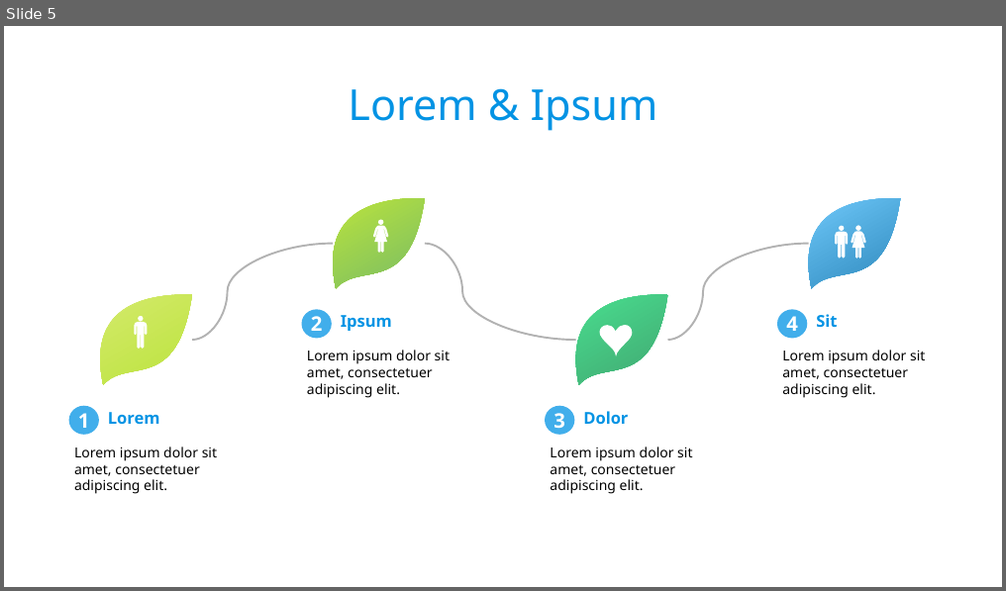
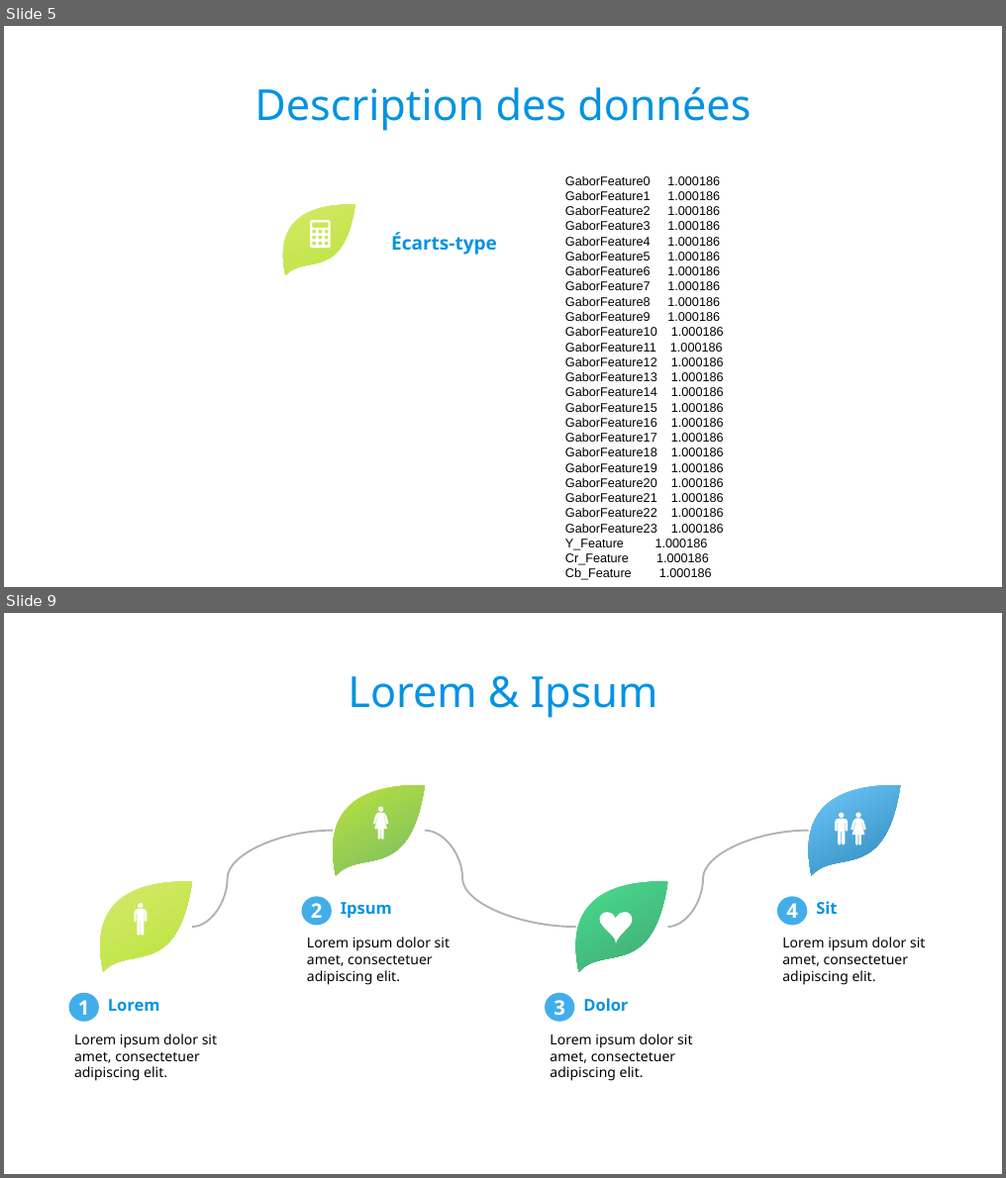
Before and after one commit to Polytech-E2I/data-processing, a slide deck: Projet3/report/report.odp. Shown one above the other, each under a label of ours: slide 5 before the commit, slides 5 and 9 after it; the slides between them are not shown. The pictures are 1006x591 and 1006x1178 pixels, drawn with LibreOffice and Linux fonts; fonts in the diff are those of the drawing; background and template pictures are left out. Boxes give left, top, right and bottom in pixels: in the first picture for what was removed or moved away, otherwise in the second. Text is boxed around its words. In the diff, an @@ line names an element or a change of style, - is before the commit and + after.

```diff
--- a/Projet3/report/report.odp
+++ b/Projet3/report/report.odp
@@ slide 5 added at (4,26,1002,587), background #FFFFFF @@
@@ text added at (254,87,750,131), 34 pt, text #0393E4 @@
+Description des données
@@ text added at (565,176,724,566), 10 pt, text #000000 @@
+GaborFeature0 1.000186
+GaborFeature1 1.000186
+GaborFeature2 1.000186
+GaborFeature3 1.000186
+GaborFeature4 1.000186
+GaborFeature5 1.000186
+GaborFeature6 1.000186
+GaborFeature7 1.000186
+GaborFeature8 1.000186
+GaborFeature9 1.000186
+GaborFeature10 1.000186
+GaborFeature11 1.000186
+GaborFeature12 1.000186
+GaborFeature13 1.000186
+GaborFeature14 1.000186
+GaborFeature15 1.000186
+GaborFeature16 1.000186
+GaborFeature17 1.000186
+GaborFeature18 1.000186
+GaborFeature19 1.000186
+GaborFeature20 1.000186
+GaborFeature21 1.000186
+GaborFeature22 1.000186
+GaborFeature23 1.000186
+Y_Feature 1.000186
+Cr_Feature 1.000186
+Cb_Feature 1.000186
@@ freeform shape added at (283,204,355,275), fill gradient #D4EA6B to #BBE33D @@
@@ freeform shape added at (310,221,331,249), fill #FFFFFF @@
@@ text added at (391,232,497,255), 15 pt, text #0393E4, bold @@
+Écarts-type
@@ what was slide 5 is now slide 9 @@
```
Also in this commit, not shown: 1 slide changed, 3 other slides added, 5 other files.
